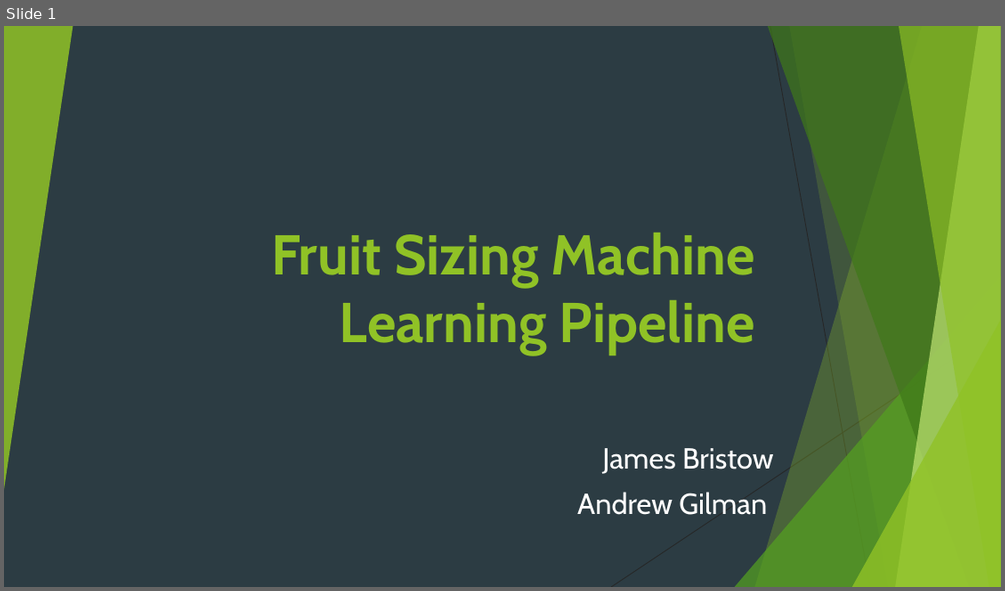
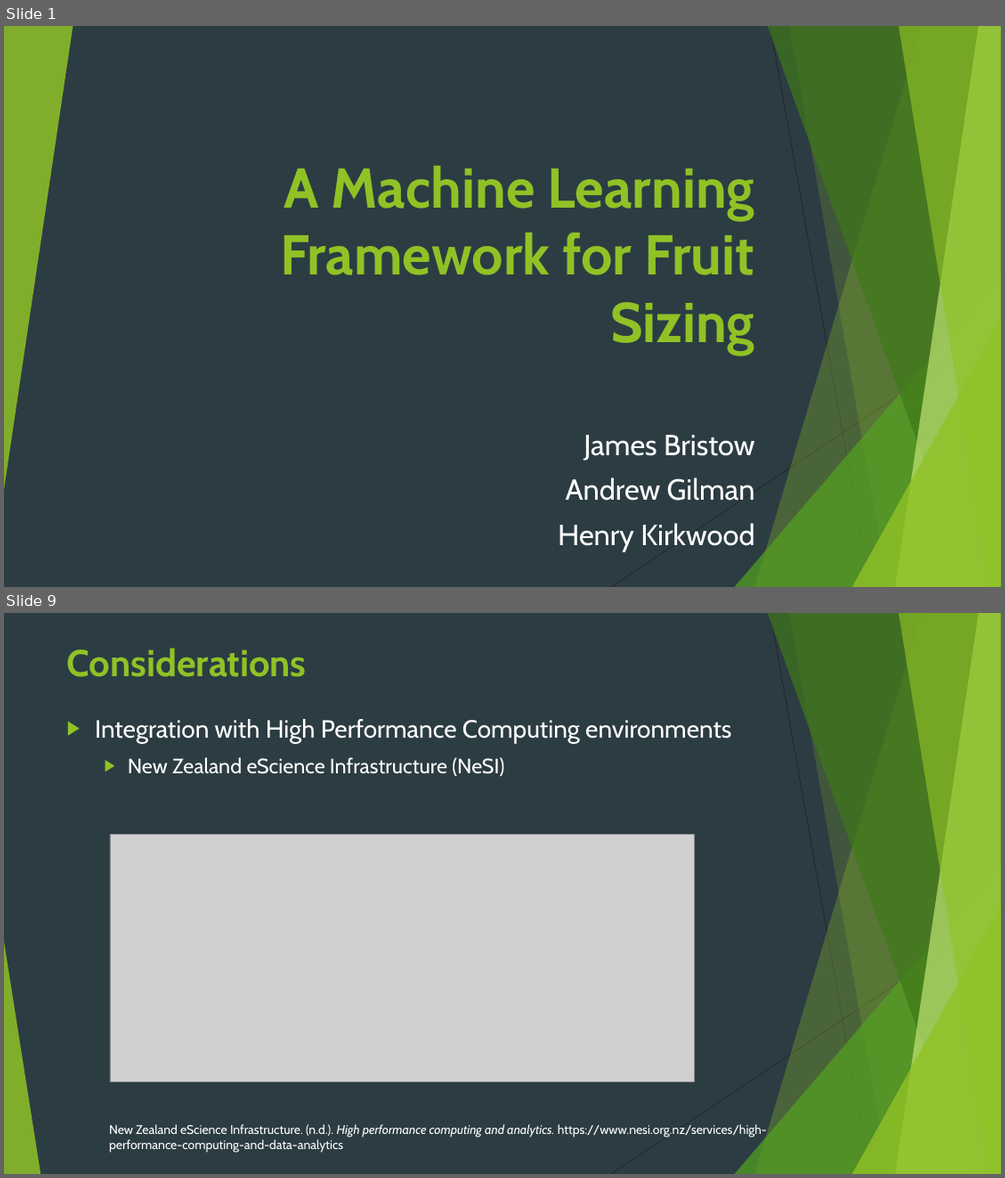
Before and after one commit to JBris/ml_pipeline, a slide deck: resources/ml_pipeline.pptx. Shown one above the other, each under a label of ours: slide 1 before the commit, slides 1 and 9 after it; the slides between them are not shown. The pictures are 1005x591 and 1005x1178 pixels, drawn with LibreOffice and Linux fonts; fonts in the diff are those of the drawing; grey boxes stand for pictures; background and template pictures are left out. Boxes give left, top, right and bottom in pixels: in the first picture for what was removed or moved away, otherwise in the second. Text is boxed around its words. In the diff, an @@ line names an element or a change of style, - is before the commit and + after.

```diff
--- a/resources/ml_pipeline.pptx
+++ b/resources/ml_pipeline.pptx
@@ slide 9 added at (x1=4, y1=613, x2=1001, y2=1174), background #2C3C43; not listed: 9 template elements that a slide beside it also shows @@
@@ title added at (x1=67, y1=648, x2=307, y2=677), 36 pt, text #90C226, bold @@
+Considerations
@@ text added at (x1=95, y1=719, x2=731, y2=776), 24 pt, text #FFFFFF @@
+▶ Integration with High Performance Computing environments
+  ▶ New Zealand eScience Infrastructure (NeSI)
@@ picture added at (x1=110, y1=835, x2=695, y2=1082) @@
@@ triangle added at (x1=4, y1=941, x2=40, y2=1174), fill #90C226 at 85% opacity @@
@@ text added at (x1=109, y1=1124, x2=767, y2=1152), 12 pt, text #FFFFFF @@
+New Zealand eScience Infrastructure. (n.d.). High performance computing and analytics. https://www.nesi.org.nz/services/high-performance-computing-and-data-analytics
@@ slide 1 changed as well @@
@@ title at (x1=280, y1=166, x2=755, y2=354): text changed @@
-Fruit Sizing Machine Learning Pipeline
+A Machine Learning Framework for Fruit Sizing
@@ subtitle "James Bristow" moved from (x1=577, y1=448, x2=774, y2=515) to (x1=558, y1=435, x2=755, y2=552) @@
@@ subtitle at (x1=558, y1=523, x2=754, y2=552): paragraph added @@
+Henry Kirkwood
```
Also in this commit, not shown: 5 other slides changed, 10 other slides added, 4 slides removed, 7 other files.
